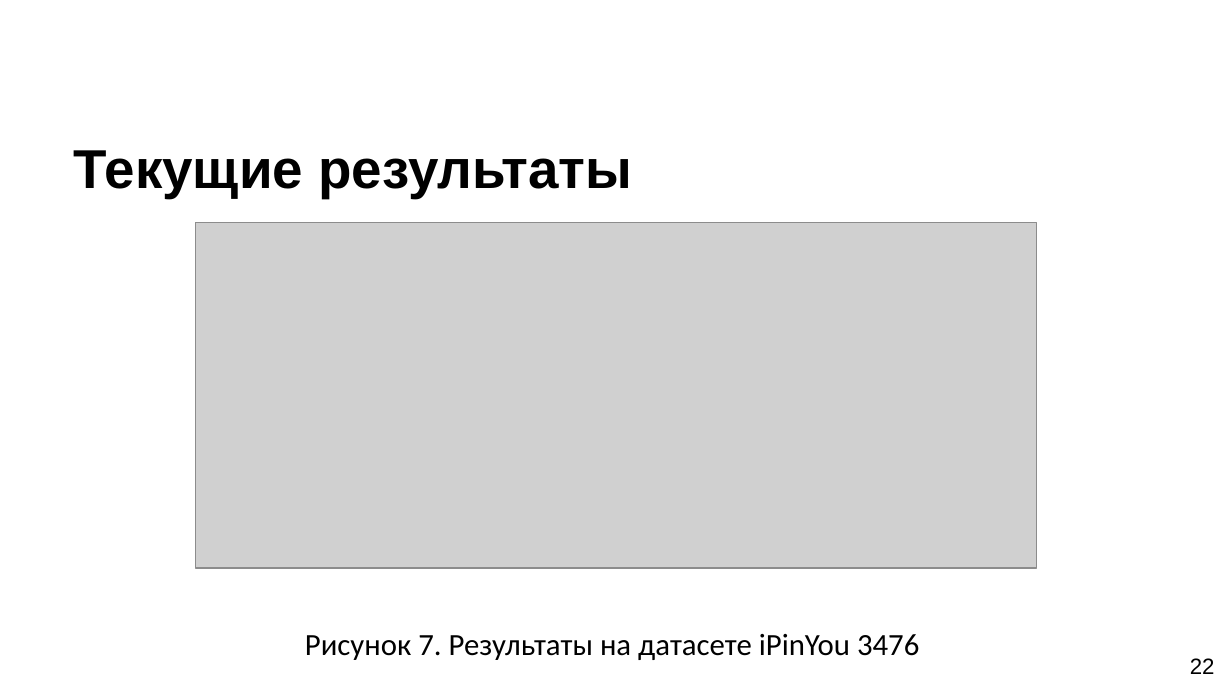
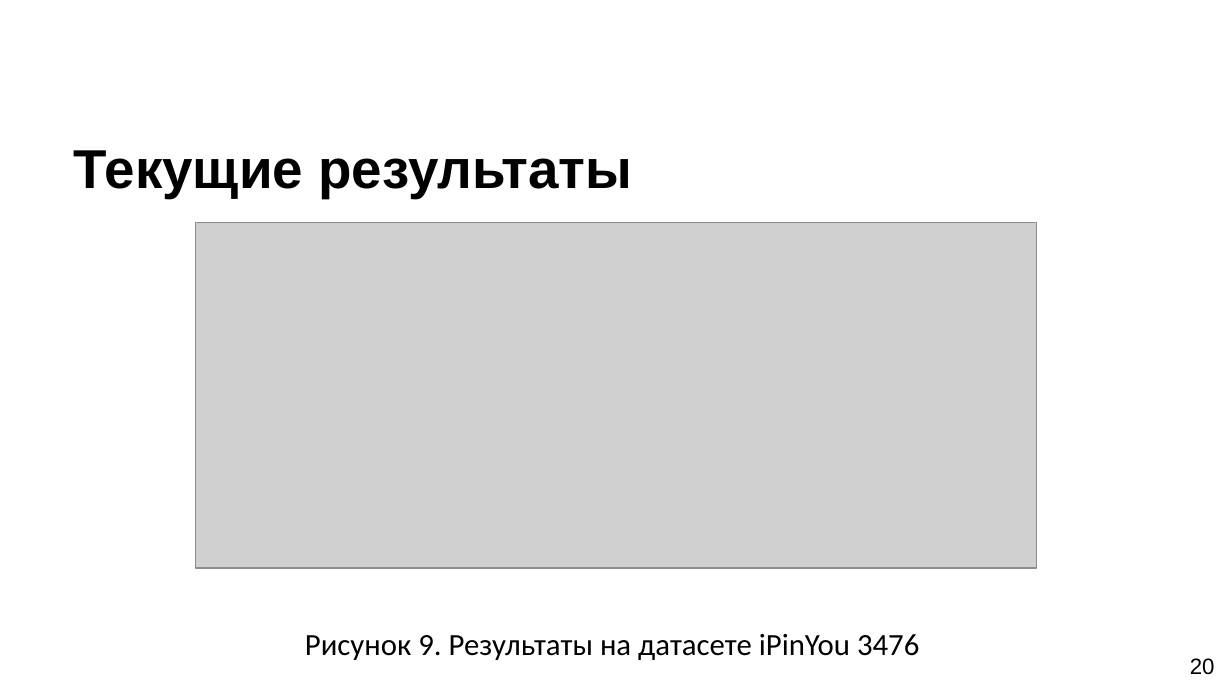
Before and after one commit to SerTelnov/landscape-forecasting, a slide deck: slide 20 of stuff/docs/2020-pps-forecasting.pptx (slide 22 before the commit). Drawn at 1232x693 pixels with LibreOffice and Linux fonts; fonts in the diff are those of the drawing; grey boxes stand for pictures; background and template pictures are left out. Boxes give left, top, right and bottom in pixels: in the first picture for what was removed or moved away, otherwise in the second. Text is boxed around its words. In the diff, an @@ line names an element or a change of style, - is before the commit and + after.

```diff
--- a/stuff/docs/2020-pps-forecasting.pptx
+++ b/stuff/docs/2020-pps-forecasting.pptx
@@ text at [305, 634, 919, 660]: text changed @@
-Рисунок 7. Результаты на датасете iPinYou 3476
+Рисунок 9. Результаты на датасете iPinYou 3476
@@ page number at [1190, 658, 1215, 675]: text changed @@
-22
+20
```
Also in this commit, not shown: 9 other slides changed, 1 slide added, 3 slides removed, 6 other files.
